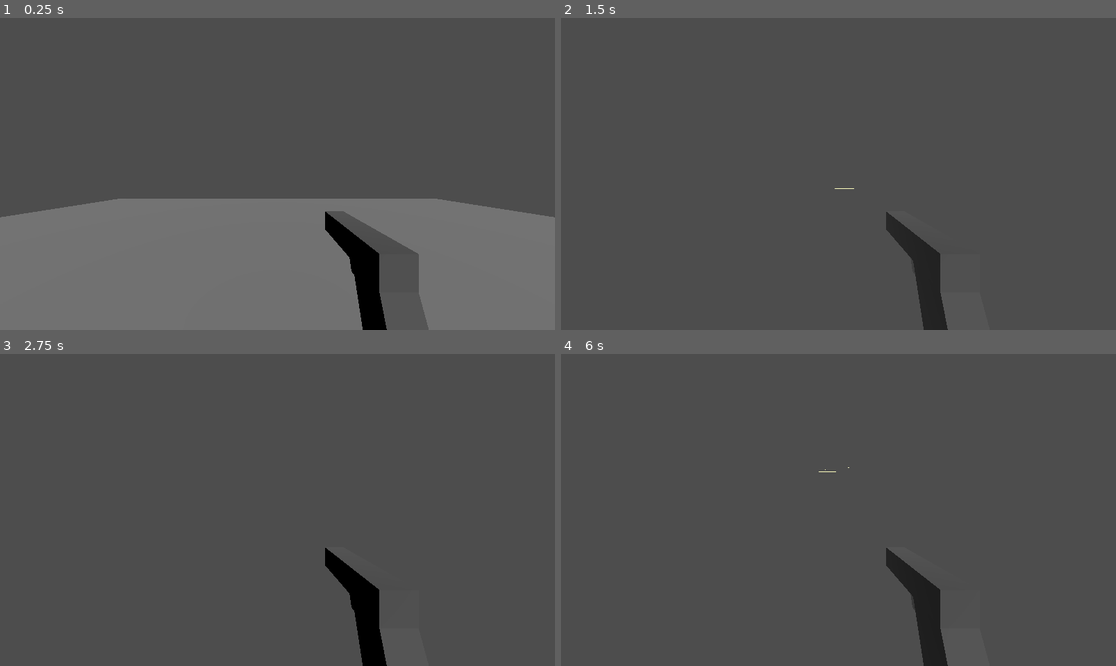
Above: before the commit, frames 1-4 (two rows, left to right).
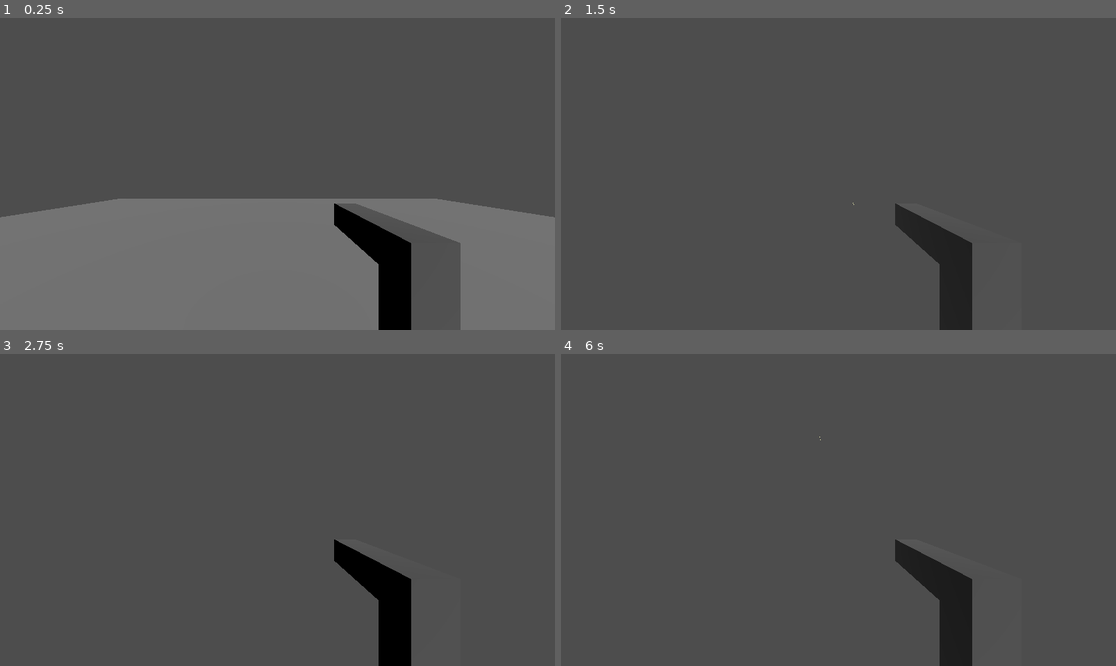
Above: after the commit, the same moments.

Repository: Brylieross/TreaZure
Game: Godot game, scene res://Scenes/game.tscn
Same seed, same stepped clock (60 frames per second), same inputs: the game is played once before the commit and once after it.
Inputs (mouse positions are in pixels of both pictures, inside the frame that each line leads up to):
- Up to frame 1 (0.25 s): no input
- Up to frame 2 (1.5 s): tap Enter at 0.5 s; move the mouse to (866, 174) at 0.52 s; hold W (forward) from 0.53 s (still down); click (866, 174) at 0.6 s; tap Space (jump) at 0.77 s; move the mouse to (810, 174) at 1.27 s; click (810, 174) at 1.35 s
- Up to frame 3 (2.75 s): keep holding W (forward); tap Space (jump) at 1.52, 2 s; move the mouse to (288, 503) at 2.02 s; click (288, 503) at 2.1 s
- Up to frame 4 (6 s): tap Enter at 2.75, 4.25 s; move the mouse to (832, 516) at 2.77 s; click (832, 516) at 2.85 s; tap Space (jump) at 3.02, 3.5, 3.77, 4.52, 5 s; move the mouse to (877, 513) at 3.52 s; click (877, 513) at 3.6 s; move the mouse to (794, 506) at 4.27 s; click (794, 506) at 4.35 s; move the mouse to (844, 510) at 5.02 s; click (844, 510) at 5.1 s; move the mouse to (816, 503) at 5.77 s; release W (forward) at 5.78 s; hold D (right) from 5.78 s (still down); click (816, 503) at 5.85 s

The runs differ from the first frame. In frame 1, 6.3% of the frame differs, in the area x 58-83%, y 59-100%; in frame 2, 3.5%; in frame 3, 3.5%; in frame 4, 3.5%.

Commit message:
Commit 5
FINALLY FIXED THE SHOOTING BUG

Diff:
--- a/Scenes/bullet.tscn
+++ b/Scenes/bullet.tscn
@@ -1,6 +1,6 @@
 [gd_scene load_steps=4 format=3 uid="uid://ct4nicqxmt2l6"]
 
-[ext_resource type="Script" path="res://Scenes/bullet.gd" id="1_u5mxi"]
+[ext_resource type="Script" path="res://Scripts/bullet.gd" id="1_u5mxi"]
 
 [sub_resource type="BoxMesh" id="BoxMesh_0ogrl"]
 
--- a/Scenes/game.tscn
+++ b/Scenes/game.tscn
@@ -43,8 +43,8 @@
 current = true
 fov = 90.0
 
-[node name="Node3D" type="Node3D" parent="Player/Camera3D"]
-transform = Transform3D(1, 0, 0, 0, 1, 0, 0, 0, 1, 0.622633, -1.16715, -0.592053)
+[node name="Gun" type="Node3D" parent="Player/Camera3D"]
+transform = Transform3D(0.1, 0, 0, 0, 0.1, 0, 0, 0, 0.1, 0.640496, -0.787083, -0.731772)
 
-[node name="Gun" parent="Player/Camera3D/Node3D" instance=ExtResource("2_7jgwl")]
-transform = Transform3D(1.31134e-08, -1.14641e-15, 0.3, -2.62268e-08, -0.3, 0, 0.3, -2.62268e-08, -1.31134e-08, 0, 0, 0)
+[node name="GunMesh" parent="Player/Camera3D/Gun" instance=ExtResource("2_7jgwl")]
+transform = Transform3D(-4.37114e-08, 8.74228e-08, -1, 0, -1, -8.74228e-08, -1, -3.82137e-15, 4.37114e-08, 0, 0, 0)
--- a/Scenes/gun.tscn
+++ b/Scenes/gun.tscn
@@ -1,22 +1,8 @@
-[gd_scene load_steps=9 format=3 uid="uid://c6gn45xhxksdj"]
+[gd_scene load_steps=5 format=3 uid="uid://c6gn45xhxksdj"]
 
 [ext_resource type="PackedScene" uid="uid://dsmwxmk1vjqt5" path="res://Assets/gun.glb" id="1_66cn0"]
 
 [sub_resource type="StandardMaterial3D" id="StandardMaterial3D_m84us"]
-albedo_color = Color(0.403922, 0.403922, 0.403922, 1)
-metallic = 0.5
-
-[sub_resource type="StandardMaterial3D" id="StandardMaterial3D_x0cvr"]
-albedo_color = Color(0.615686, 0.615686, 0.615686, 1)
-metallic = 0.5
-
-[sub_resource type="StandardMaterial3D" id="StandardMaterial3D_tii47"]
-albedo_color = Color(0.568627, 0.568627, 0.568627, 1)
-
-[sub_resource type="StandardMaterial3D" id="StandardMaterial3D_t1kac"]
-albedo_color = Color(0.568627, 0.568627, 0.568627, 1)
-
-[sub_resource type="StandardMaterial3D" id="StandardMaterial3D_ya1n6"]
 albedo_color = Color(0.403922, 0.403922, 0.403922, 1)
 metallic = 0.5
 
@@ -43,27 +29,15 @@
 }
 
 [node name="gun" instance=ExtResource("1_66cn0")]
-transform = Transform3D(1, 0, 0, 0, -1, 8.74228e-08, 0, -8.74228e-08, -1, 0, 0, 0)
+transform = Transform3D(1, 0, 0, 0, -1, 1.50996e-07, 0, -1.50996e-07, -1, 0, 0, 0)
 
 [node name="Cube" parent="." index="0"]
 surface_material_override/0 = SubResource("StandardMaterial3D_m84us")
 
-[node name="Cube_001" parent="." index="1"]
-surface_material_override/0 = SubResource("StandardMaterial3D_x0cvr")
-
-[node name="Cube_003" parent="." index="2"]
-surface_material_override/0 = SubResource("StandardMaterial3D_tii47")
-
-[node name="Cube_004" parent="." index="3"]
-surface_material_override/0 = SubResource("StandardMaterial3D_t1kac")
-
-[node name="Cube_002" parent="." index="4"]
-surface_material_override/0 = SubResource("StandardMaterial3D_ya1n6")
-
-[node name="AnimationPlayer" type="AnimationPlayer" parent="." index="5"]
+[node name="AnimationPlayer" type="AnimationPlayer" parent="." index="1"]
 libraries = {
 "": SubResource("AnimationLibrary_t87gb")
 }
 
-[node name="RayCast3D" type="RayCast3D" parent="." index="6"]
-transform = Transform3D(2.19892e-07, 1, 0, -5.03053, 4.37114e-08, 0, 2.84217e-14, 0, -5.82249, -3.21469, -2.53399, -0.287812)
+[node name="RayCast3D" type="RayCast3D" parent="." index="2"]
+transform = Transform3D(-9.61176e-15, 4.37114e-08, -5.82249, 5.03053, 4.37114e-08, 0, -2.19891e-07, 1, 2.54509e-07, 7.87082, -4.04597, 3.5371e-07)
--- a/Scripts/Player.gd
+++ b/Scripts/Player.gd
@@ -9,8 +9,8 @@
 var instance
 
 
-@onready var gun_anim = $Camera3D/Node3D/Gun/AnimationPlayer
-@onready var gun_barrel = $Camera3D/Node3D/Gun/RayCast3D
+@onready var gun_anim = $Camera3D/Gun/GunMesh/AnimationPlayer
+@onready var gun_barrel = $Camera3D/Gun/GunMesh/RayCast3D
 
 func _process(delta):
 	velocity.y += -gravity * delta
--- a/Scenes/bullet.gd
+++ b/Scripts/bullet.gd
@@ -1,10 +1,10 @@
 extends Node3D
 
-const speed = 400
+const speed = 100
 
 @onready var mesh = $MeshInstance3D
 @onready var ray = $RayCast3D
 
 
 func _process(delta):
-	position += transform.basis * Vector3(0, -speed, 0) * delta
+	position += transform.basis * Vector3(0, 0, -speed) * delta
--- a/project.godot
+++ b/project.godot
@@ -14,10 +14,6 @@
 run/main_scene="res://Scenes/game.tscn"
 config/features=PackedStringArray("4.2", "Forward Plus")
 config/icon="res://icon.svg"
-
-[display]
-
-window/size/mode=3
 
 [input]
 
Binary file changed: Assets/gun.glb
